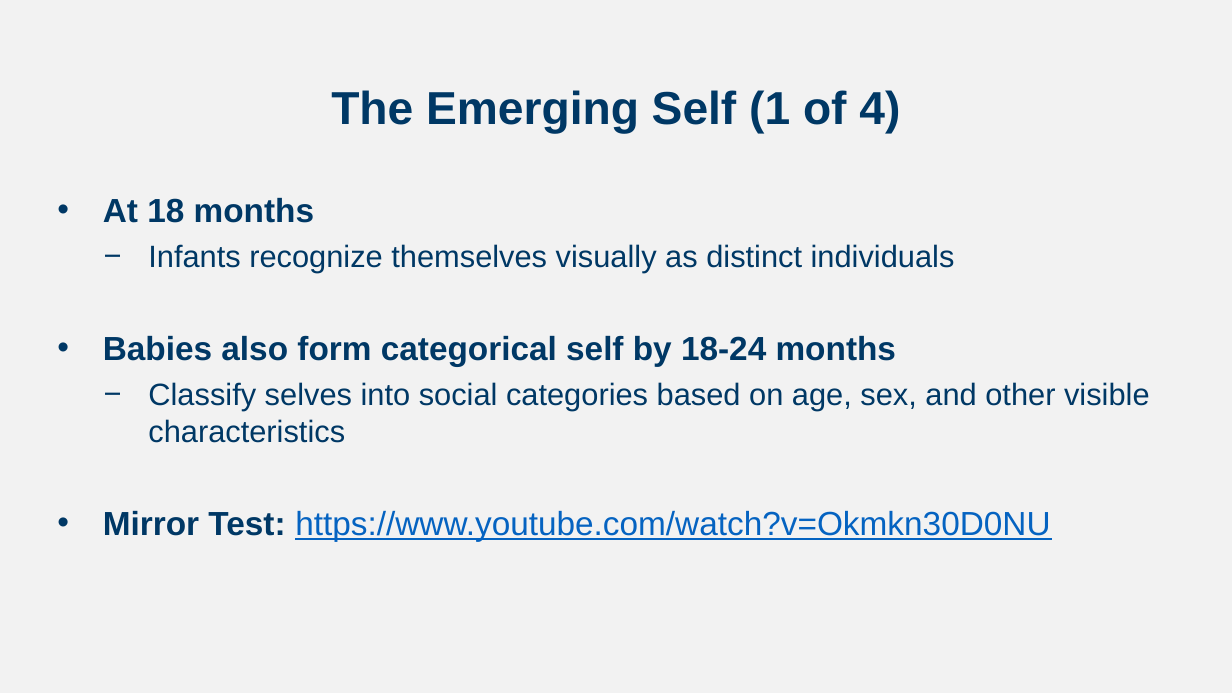
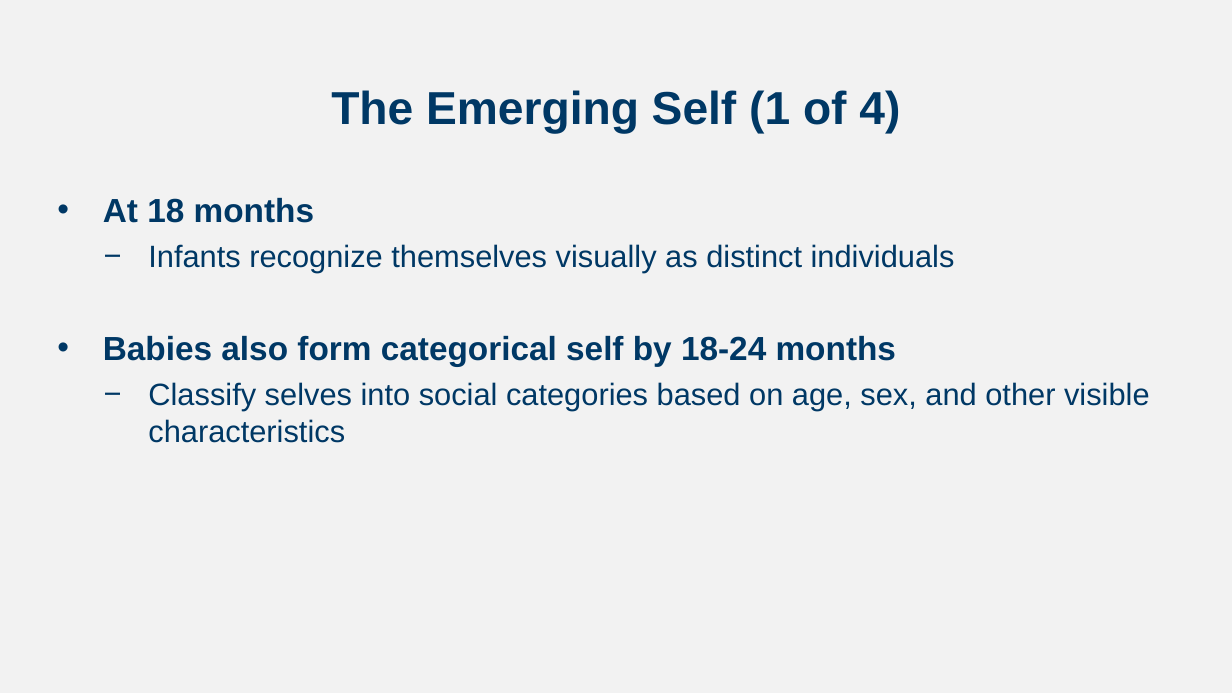
Before and after one commit to npm27/Teaching-Materials, a slide deck: slide 7 of Developmental Fall 23/Slides/Chapter 11.pptx (slide 8 before the commit). Drawn at 1232x693 pixels with LibreOffice and Linux fonts; fonts in the diff are those of the drawing. Boxes give left, top, right and bottom in pixels: in the first picture for what was removed or moved away, otherwise in the second. Text is boxed around its words. In the diff, an @@ line names an element or a change of style, - is before the commit and + after.

Commit message:
dev slides

```diff
--- a/Developmental Fall 23/Slides/Chapter 11.pptx
+++ b/Developmental Fall 23/Slides/Chapter 11.pptx
@@ text at [103,510,1050,541]: paragraph removed @@
-• Mirror Test: https://www.youtube.com/watch?v=Okmkn30D0NU
```
Also in this commit, not shown: 1 other slide changed, 1 slide removed, 1 other file.
